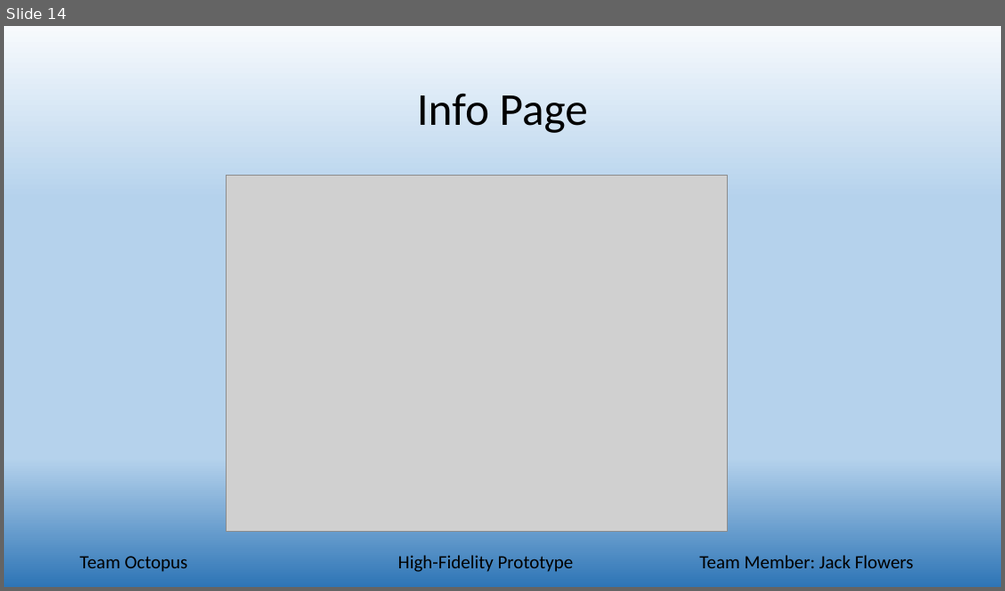
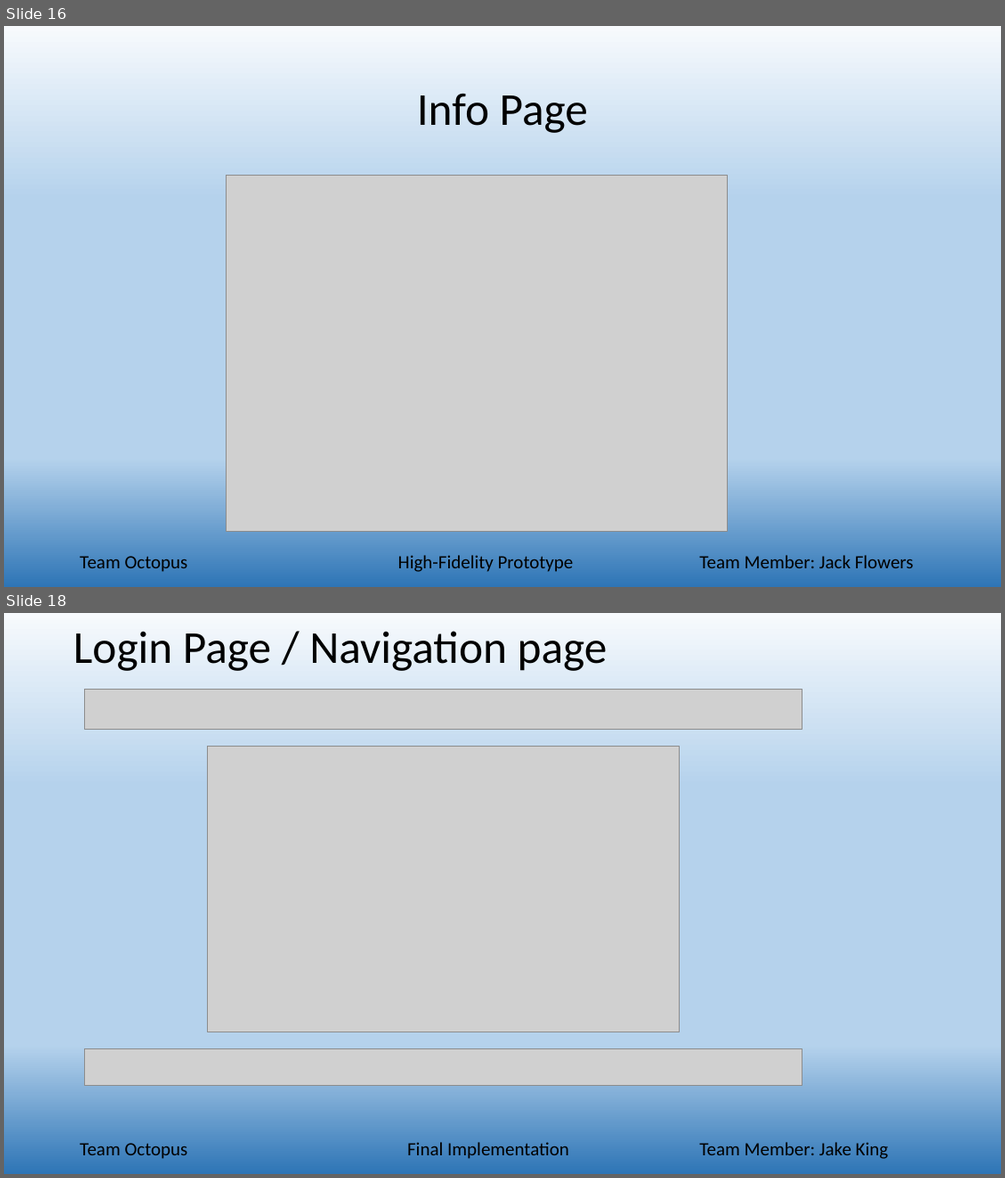
Before and after one commit to alwill/SchoolProjects, a slide deck: TeamOctopus/phase6/team_Octopus_Presentation.pptx. Shown one above the other, each under a label of ours: slide 14 before the commit, slides 16 and 18 after it; the slides between them are not shown. The pictures are 1005x591 and 1005x1178 pixels, drawn with LibreOffice and Linux fonts; fonts in the diff are those of the drawing; grey boxes stand for pictures. Boxes give left, top, right and bottom in pixels: in the first picture for what was removed or moved away, otherwise in the second. Text is boxed around its words. In the diff, an @@ line names an element or a change of style, - is before the commit and + after.

```diff
--- a/TeamOctopus/phase6/team_Octopus_Presentation.pptx
+++ b/TeamOctopus/phase6/team_Octopus_Presentation.pptx
@@ slide 18 added at (x1=4, y1=613, x2=1001, y2=1174), background gradient #F7FAFD to #B5D2EC to #2E75B6 @@
@@ title added at (x1=73, y1=631, x2=607, y2=671), 44 pt, text #000000 @@
+Login Page / Navigation page
@@ picture added at (x1=85, y1=690, x2=802, y2=729) @@
@@ picture added at (x1=208, y1=747, x2=680, y2=1032) @@
@@ picture added at (x1=85, y1=1048, x2=802, y2=1085) @@
@@ text added at (x1=80, y1=1143, x2=188, y2=1159), 18 pt, text #000000 @@
+Team Octopus
@@ text added at (x1=407, y1=1142, x2=569, y2=1159), 18 pt, text #000000 @@
+Final Implementation
@@ text added at (x1=699, y1=1142, x2=889, y2=1159), 18 pt, text #000000 @@
+Team Member: Jake King
@@ what was slide 14 is now slide 16 @@
```
Also in this commit, not shown: 8 other slides added.
